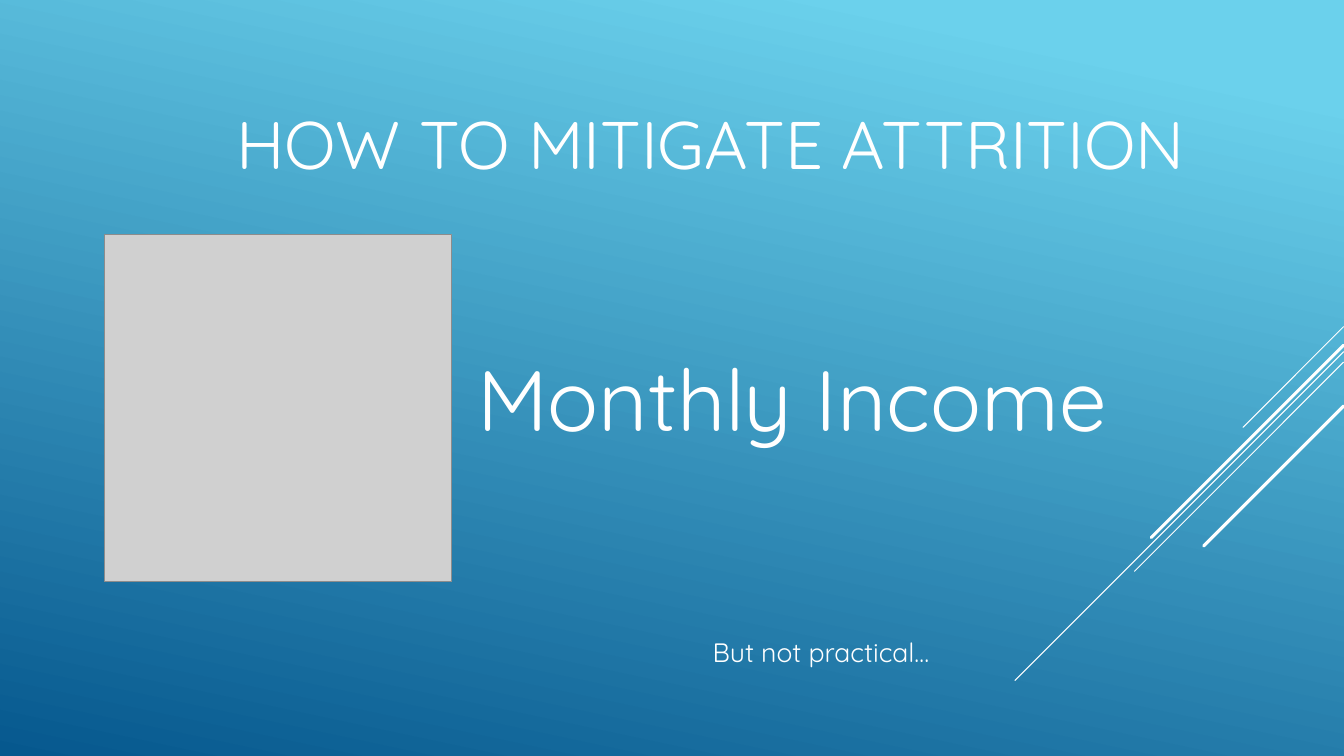
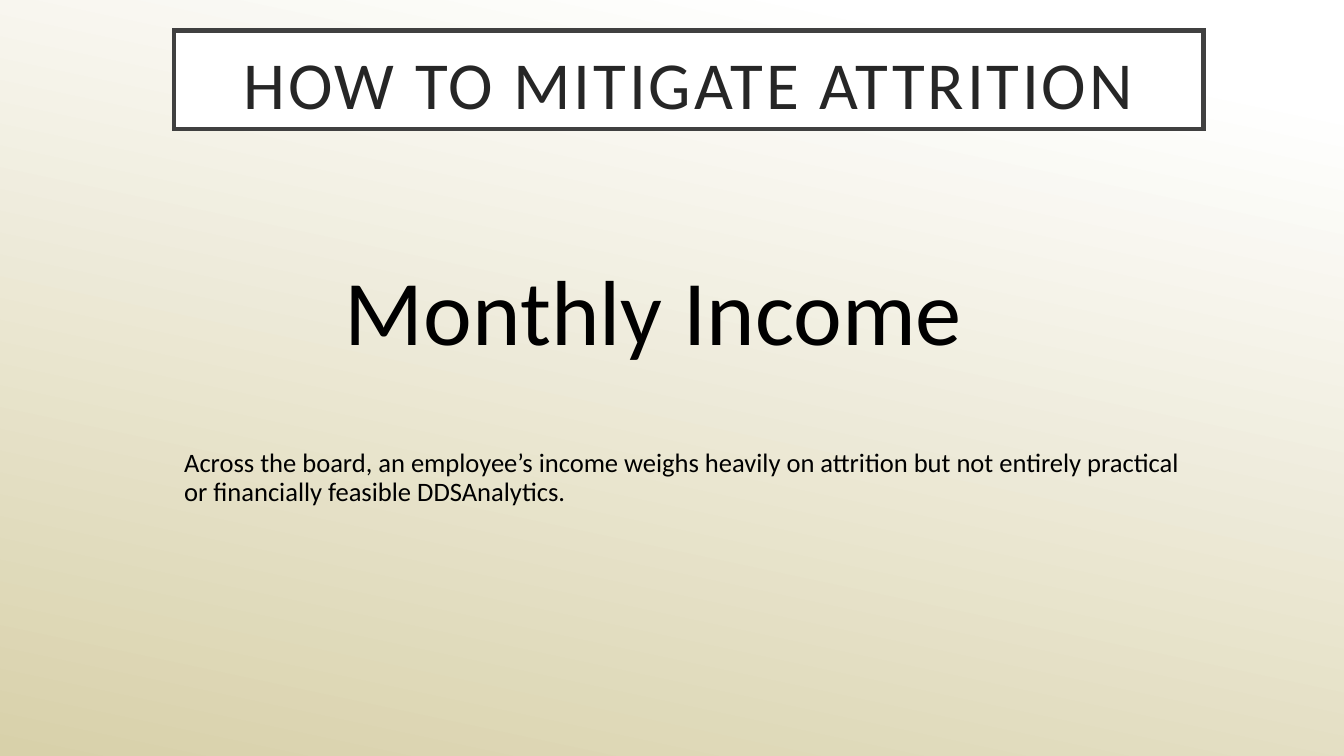
Before and after one commit to R-Chandna/MSDS6306_CaseStudy_2, a slide deck: slide 16 of Attrition_Case_Study_2_pptx_TAJAR_IP.pptx. Drawn at 1344x756 pixels with LibreOffice and Linux fonts; fonts in the diff are those of the drawing; grey boxes stand for pictures. Boxes give left, top, right and bottom in pixels: in the first picture for what was removed or moved away, otherwise in the second. Text is boxed around its words. In the diff, an @@ line names an element or a change of style, - is before the commit and + after.

```diff
--- a/Attrition_Case_Study_2_pptx_TAJAR_IP.pptx
+++ b/Attrition_Case_Study_2_pptx_TAJAR_IP.pptx
@@ background gradient #6ED2EB to #06588E to gradient #FFFFFF to #D9D0AA @@
@@ title "HOW TO MITIGATE ATTRITION" resized from (x1=236, y1=121, x2=1185, y2=170) to (x1=174, y1=30, x2=1204, y2=129) @@
@@ title "HOW TO MITIGATE ATTRITION" at (x1=174, y1=30, x2=1204, y2=129): font Quicksand to Calibri, text colour #FFFFFF to #262626, letter spacing 0 to 2 pt; alignment left to centre; line spacing 1 to 0.9; fill none to #FFFFFF; outline none to #404040 3 pt @@
@@ picture removed at (x1=105, y1=234, x2=453, y2=582) @@
@@ text "Monthly Income" moved from (x1=477, y1=367, x2=1107, y2=448) to (x1=345, y1=281, x2=961, y2=360) @@
@@ text "Monthly Income" at (x1=345, y1=281, x2=961, y2=360): size 61 to 66 pt, font Quicksand to Calibri, text colour #FFFFFF to #000000; line spacing 0.7 to 0.8; less space between paragraphs @@
@@ group removed at (x1=1015, y1=327, x2=1344, y2=681): 5 lines @@
@@ text at (x1=184, y1=453, x2=1178, y2=506): text changed; font Quicksand to Calibri; text colour #FFFFFF to #000000 @@
-But not practical…
+Across the board, an employee’s income weighs heavily on attrition but not entirely practical or financially feasible DDSAnalytics.
```
Also in this commit, not shown: 14 other slides changed, 3 slides added, 3 slides removed.
